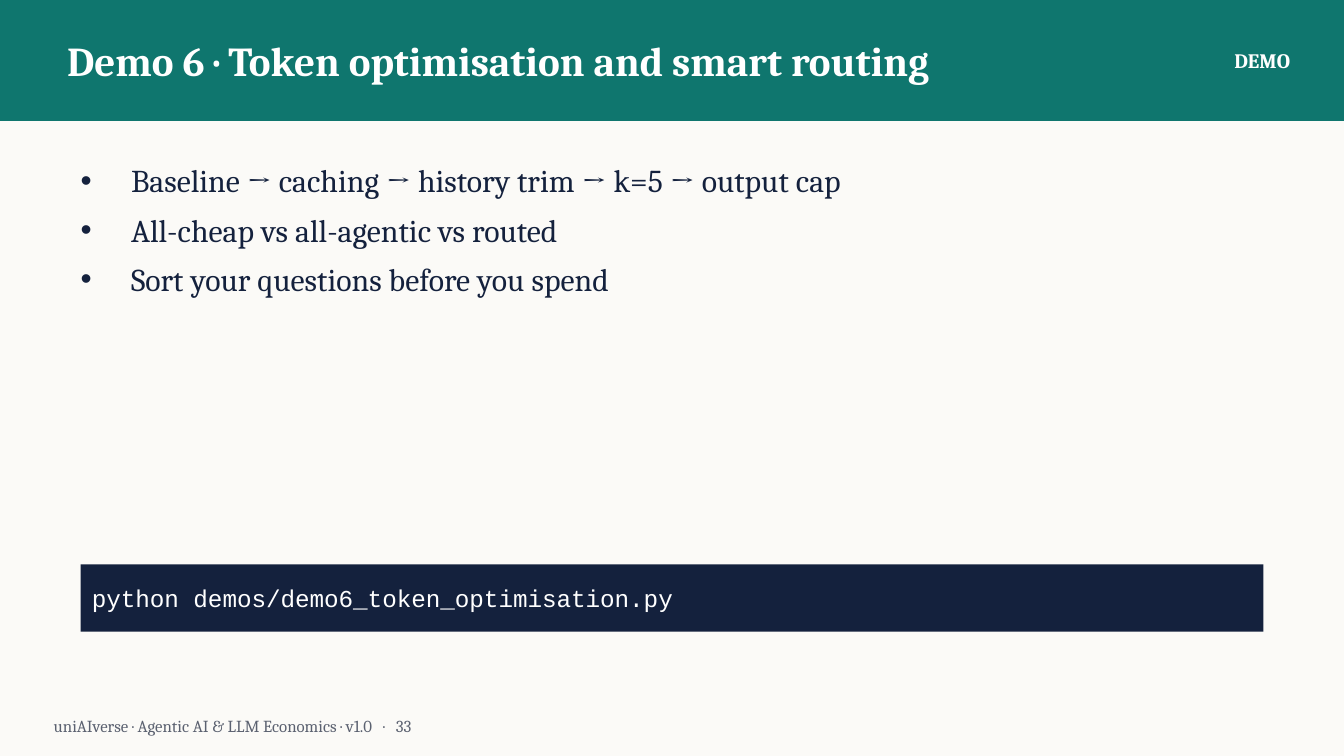
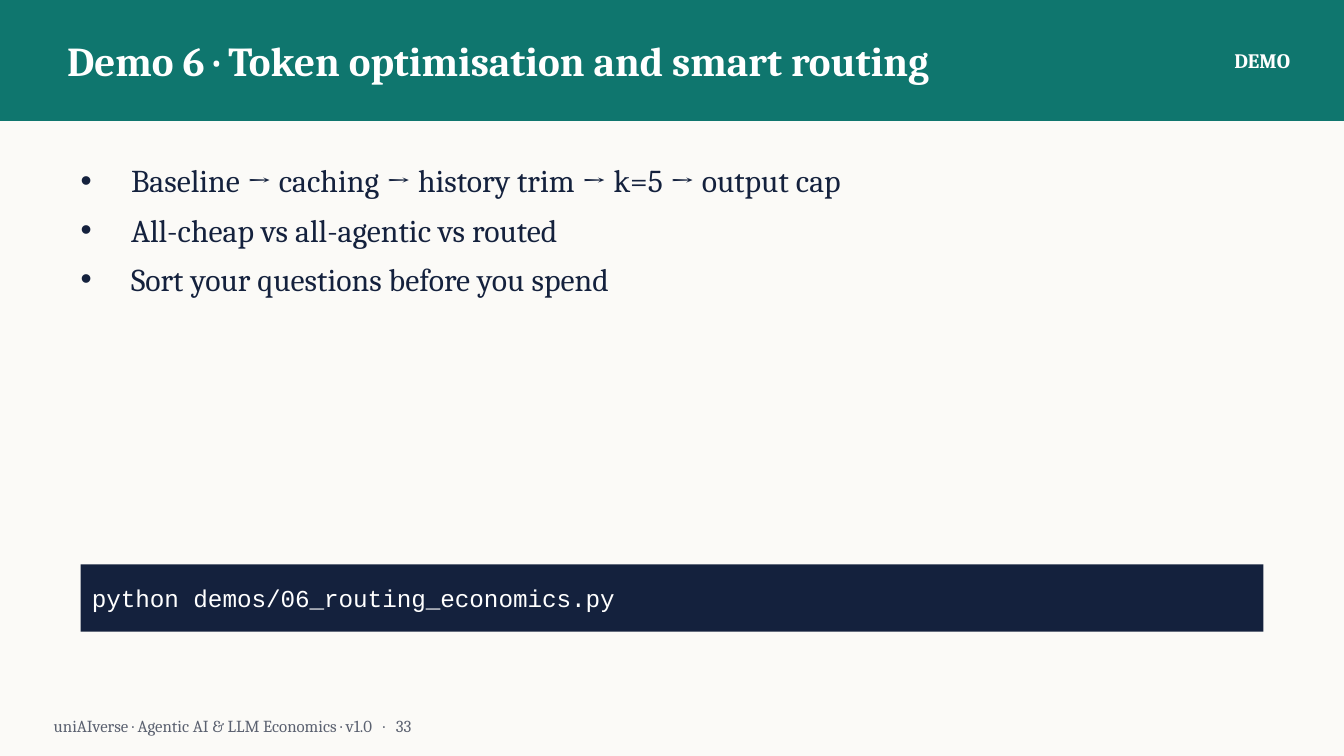
Before and after one commit to The-UniAiverse/Portfolio, a slide deck: slide 33 of training-materials/agentic-ai-workshop/Agentic-AI-LLM-Economics.pptx. Drawn at 1344x756 pixels with LibreOffice and Linux fonts; fonts in the diff are those of the drawing. Boxes give left, top, right and bottom in pixels: in the first picture for what was removed or moved away, otherwise in the second. Text is boxed around its words. In the diff, an @@ line names an element or a change of style, - is before the commit and + after.

Commit message:
chore: consolidate demo names in deck and guides; rebuild deck

```diff
--- a/training-materials/agentic-ai-workshop/Agentic-AI-LLM-Economics.pptx
+++ b/training-materials/agentic-ai-workshop/Agentic-AI-LLM-Economics.pptx
@@ text in rectangle at (x1=92, y1=590, x2=614, y2=612): text changed @@
-python demos/demo6_token_optimisation.py
+python demos/06_routing_economics.py
```
Also in this commit, not shown: 6 other slides changed, 3 other files.
